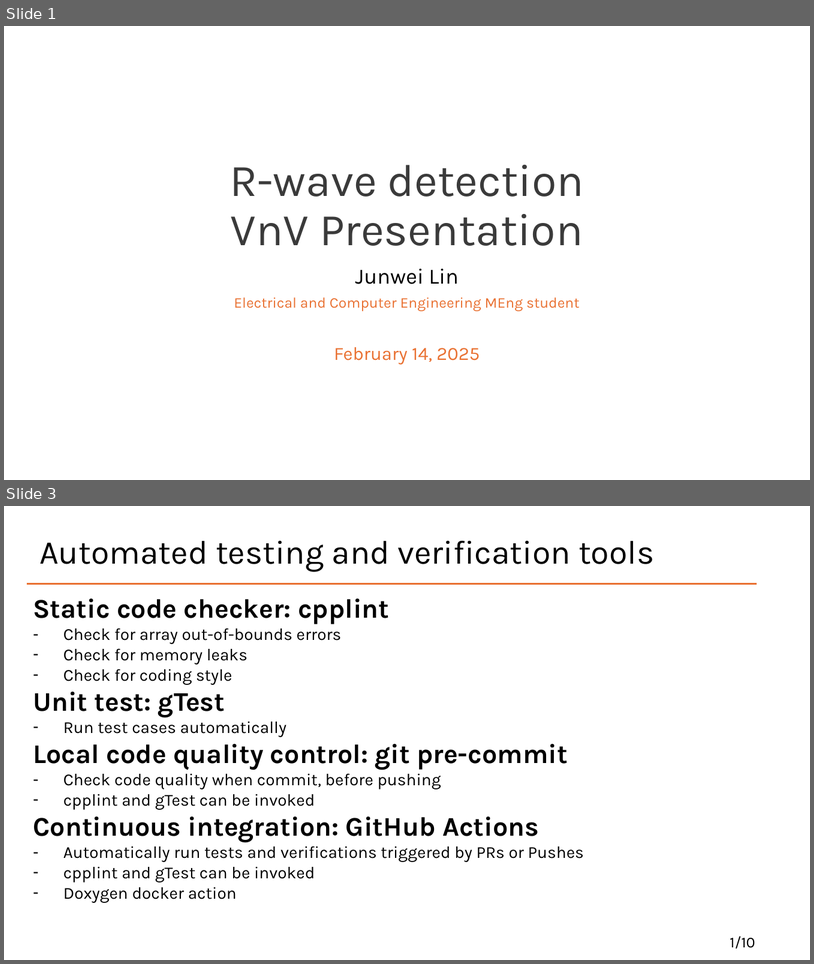
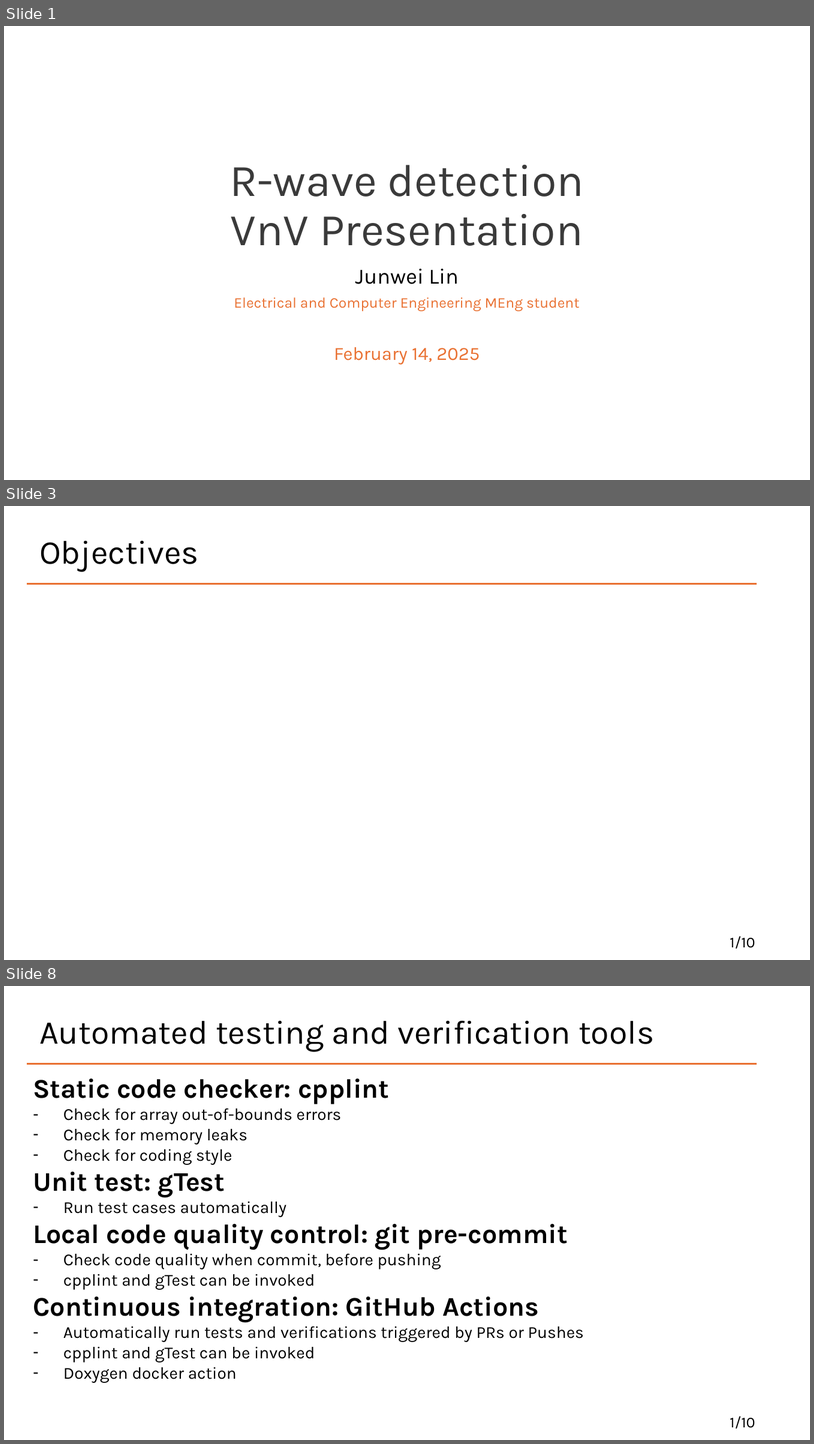
Before and after one commit to Lychee-acaca/CAS741, a slide deck: docs/Presentation/VnV.pptx. Shown one above the other, each under a label of ours: slides 1 and 3 before the commit, slides 1, 3 and 8 after it; the slides between them are not shown. The pictures are 814x964 and 814x1444 pixels, drawn with LibreOffice and Linux fonts; fonts in the diff are those of the drawing. Boxes give left, top, right and bottom in pixels: in the first picture for what was removed or moved away, otherwise in the second. Text is boxed around its words. In the diff, an @@ line names an element or a change of style, - is before the commit and + after.

```diff
--- a/docs/Presentation/VnV.pptx
+++ b/docs/Presentation/VnV.pptx
@@ slide 3 added at (4, 506, 810, 960), background #FFFFFF @@
@@ title added at (39, 541, 199, 571), 39.6 pt, text #000000 @@
+Objectives
@@ line added from (27, 583) to (757, 583), #E97132 2 pt @@
@@ text added at (730, 936, 755, 948), 18 pt, text #000000 @@
+1/10
@@ what was slide 3 is now slide 8 @@
```
Also in this commit, not shown: 1 slide changed, 7 other slides added.
